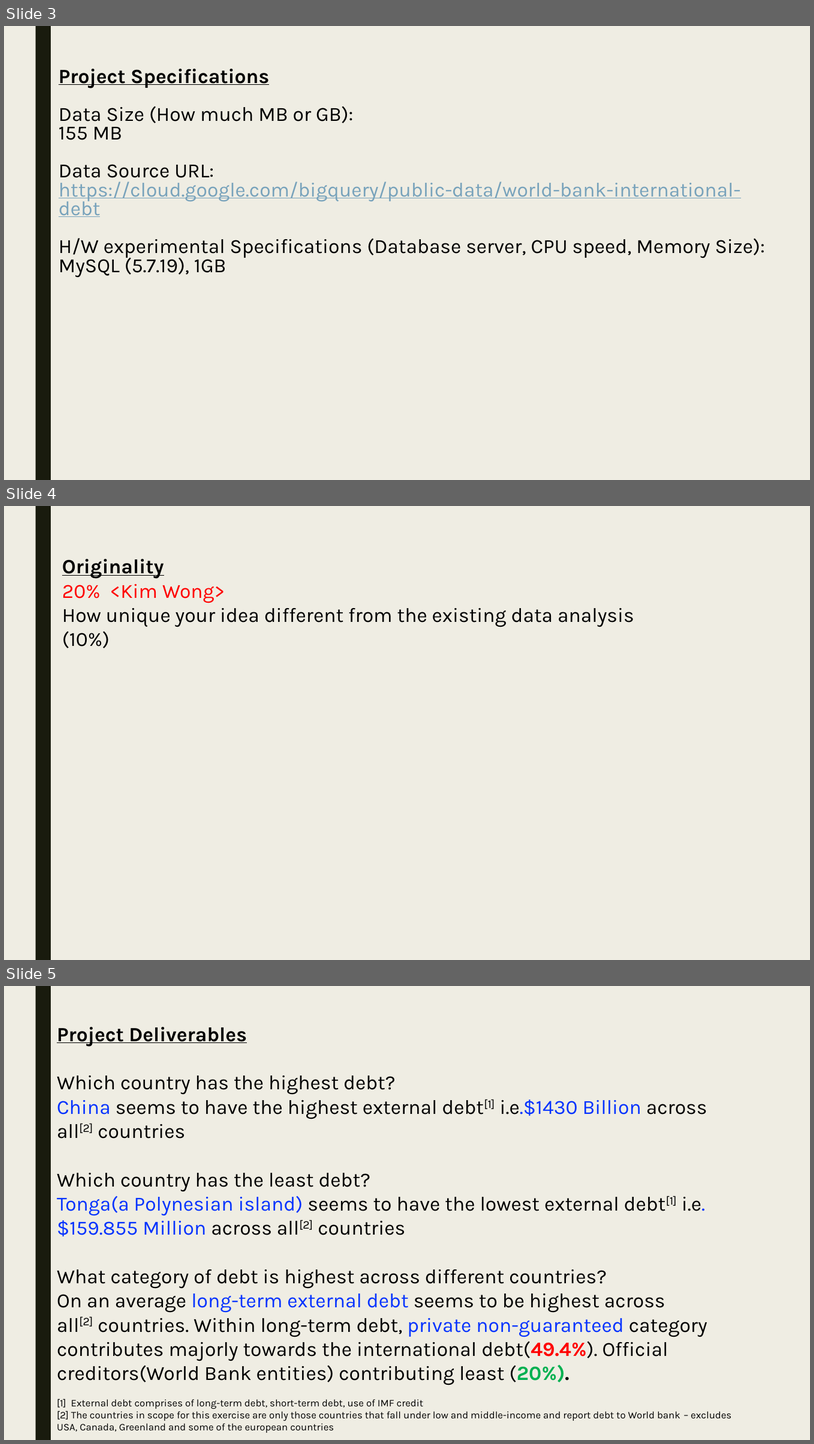
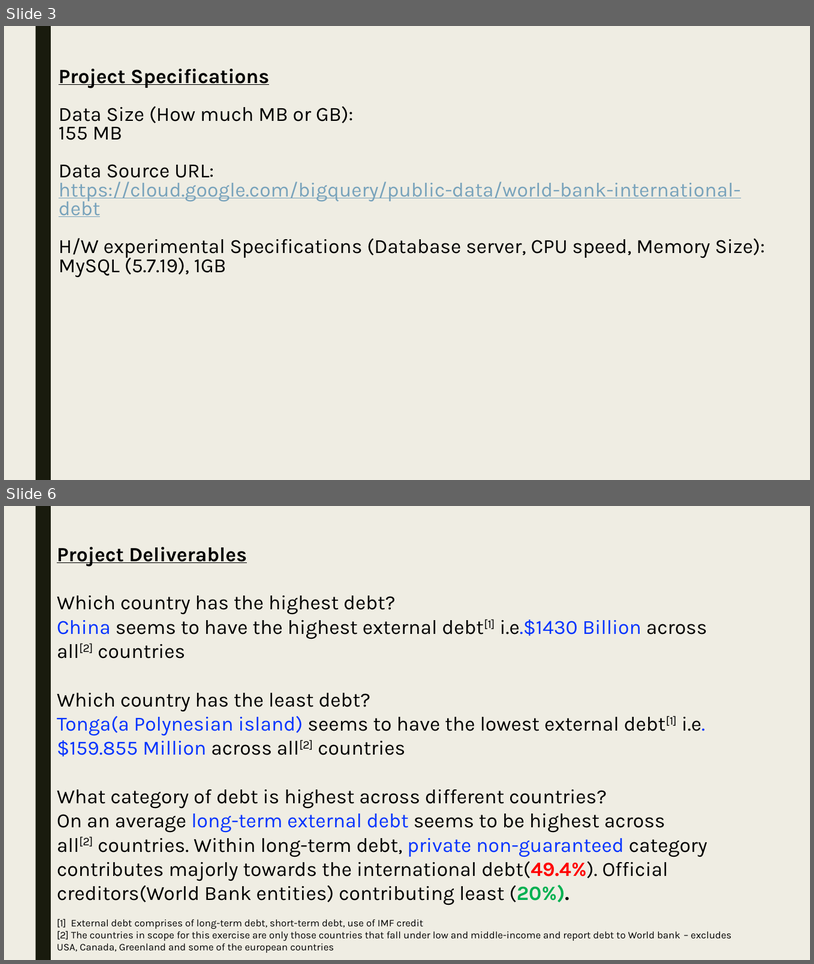
Before and after one commit to skc00/DBMS-Term-Project, a slide deck: Term Presentation MSDS7330-404 GrpB.pptx. Shown one above the other, each under a label of ours: slides 3, 4 and 5 before the commit, slides 3 and 6 after it; the slides between them are not shown. The pictures are 814x1444 and 814x964 pixels, drawn with LibreOffice and Linux fonts; fonts in the diff are those of the drawing. Boxes give left, top, right and bottom in pixels: in the first picture for what was removed or moved away, otherwise in the second. Text is boxed around its words. In the diff, an @@ line names an element or a change of style, - is before the commit and + after.

```diff
--- a/Term Presentation MSDS7330-404 GrpB.pptx
+++ b/Term Presentation MSDS7330-404 GrpB.pptx
@@ slide 4 removed at <box>4,506,810,960</box>, background #EFEDE3; not listed: 1 template element that a slide beside it also shows @@
@@ text removed at <box>62,559,635,648</box> @@
-Originality
-20% <Kim Wong>
-How unique your idea different from the existing data analysis (10%)
@@ what was slide 5 is now slide 6 @@
```
Also in this commit, not shown: 3 slides added.
